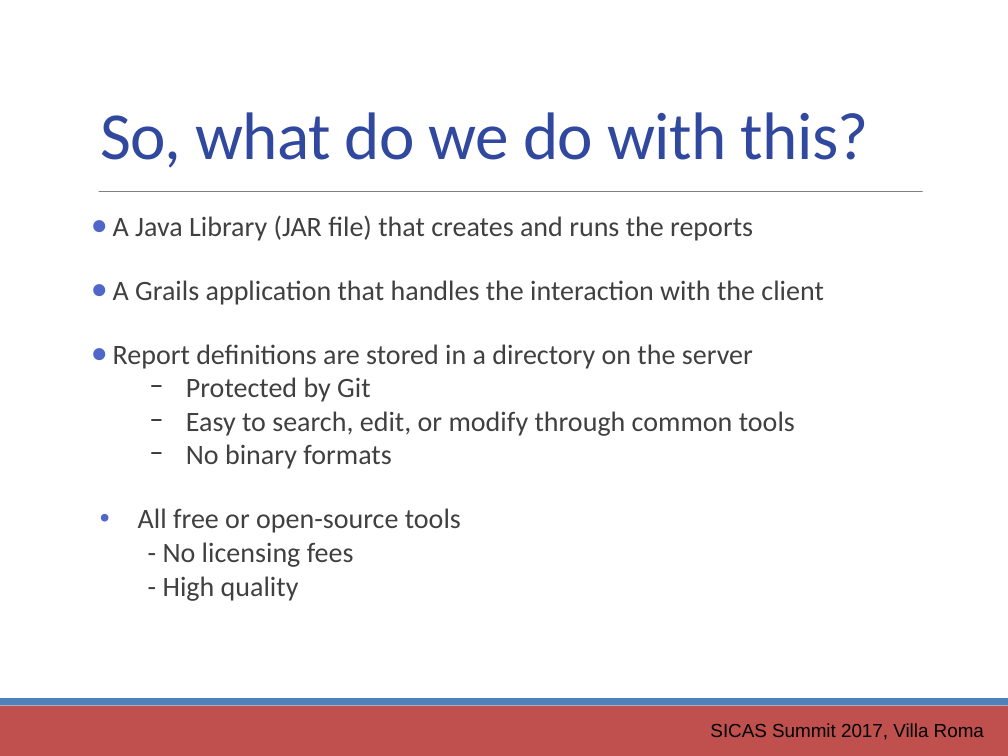
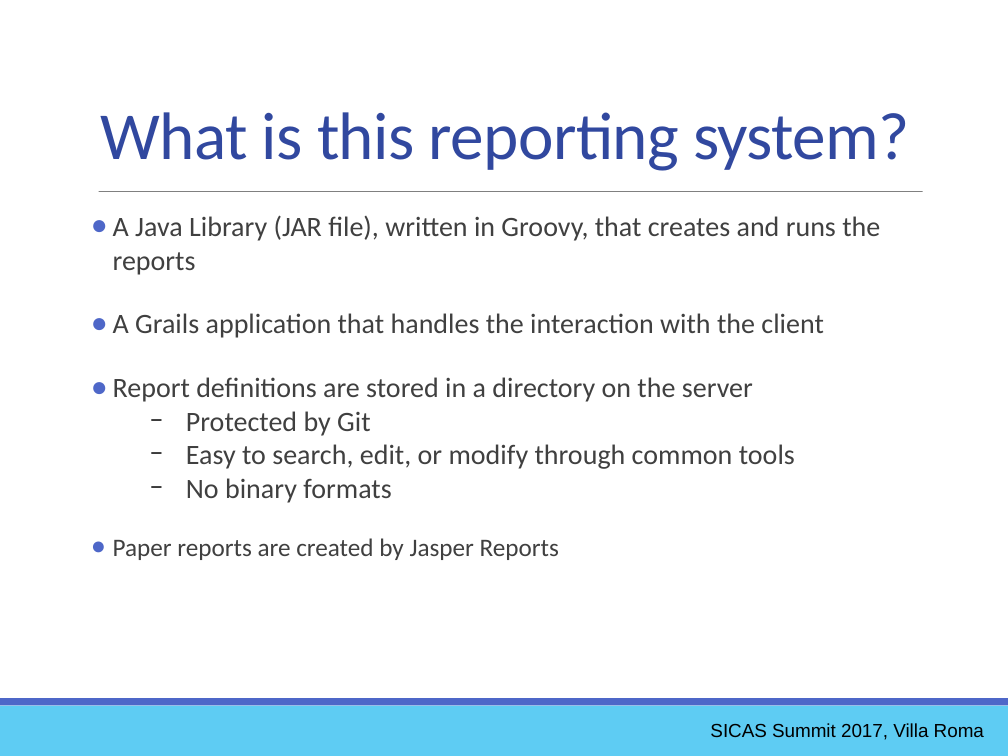
Before and after one commit to ewcole/simple_report, a slide deck: slide 13 of docs/SICAS_2017/Cole_Drop-In Reporting with Groovy.pptx (slide 9 before the commit). Drawn at 1008x756 pixels with LibreOffice and Linux fonts; fonts in the diff are those of the drawing. Boxes give left, top, right and bottom in pixels: in the first picture for what was removed or moved away, otherwise in the second. Text is boxed around its words. In the diff, an @@ line names an element or a change of style, - is before the commit and + after.

Commit message:
Finish presentation slides.

```diff
--- a/docs/SICAS_2017/Cole_Drop-In Reporting with Groovy.pptx
+++ b/docs/SICAS_2017/Cole_Drop-In Reporting with Groovy.pptx
@@ text at <box>101,112,910,171</box>: text changed @@
-So, what do we do with this?
+What is this reporting system?
@@ text at <box>113,215,880,275</box>: text changed @@
-● A Java Library (JAR file) that creates and runs the reports
+● A Java Library (JAR file), written in Groovy, that creates and runs the reports
@@ text at <box>113,538,559,560</box>: text changed; size 20 to 18 pt @@
-• All free or open-source tools
-- No licensing fees
-- High quality
+● Paper reports are created by Jasper Reports
@@ rectangle at <box>0,706,1008,756</box>: fill #C0504D to #5ECCF3 @@
@@ rectangle at <box>0,699,1008,706</box>: fill #4F81BD to #4E67C8 @@
```
Also in this commit, not shown: 38 other slides changed, 8 slides added, 1 slide removed, 8 other files.
